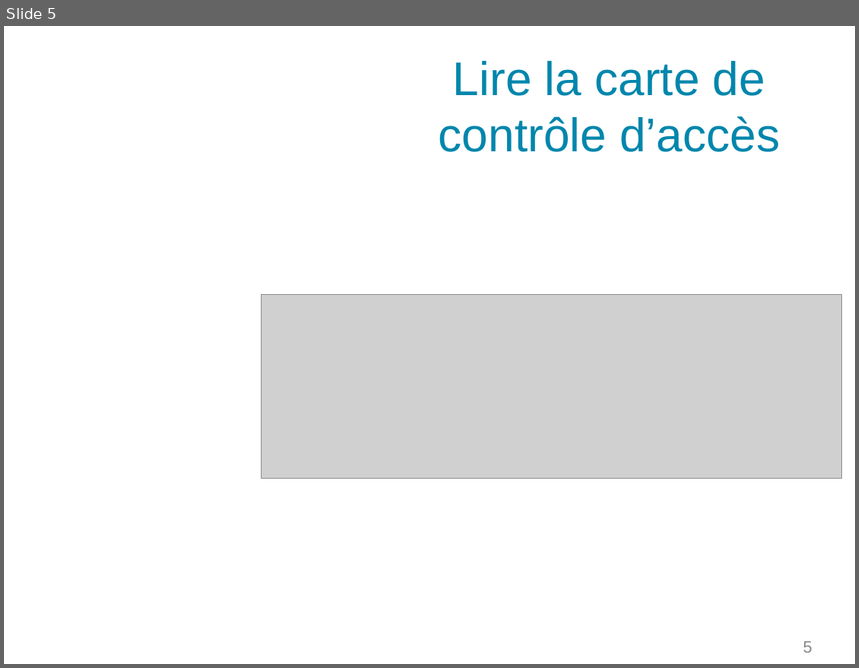
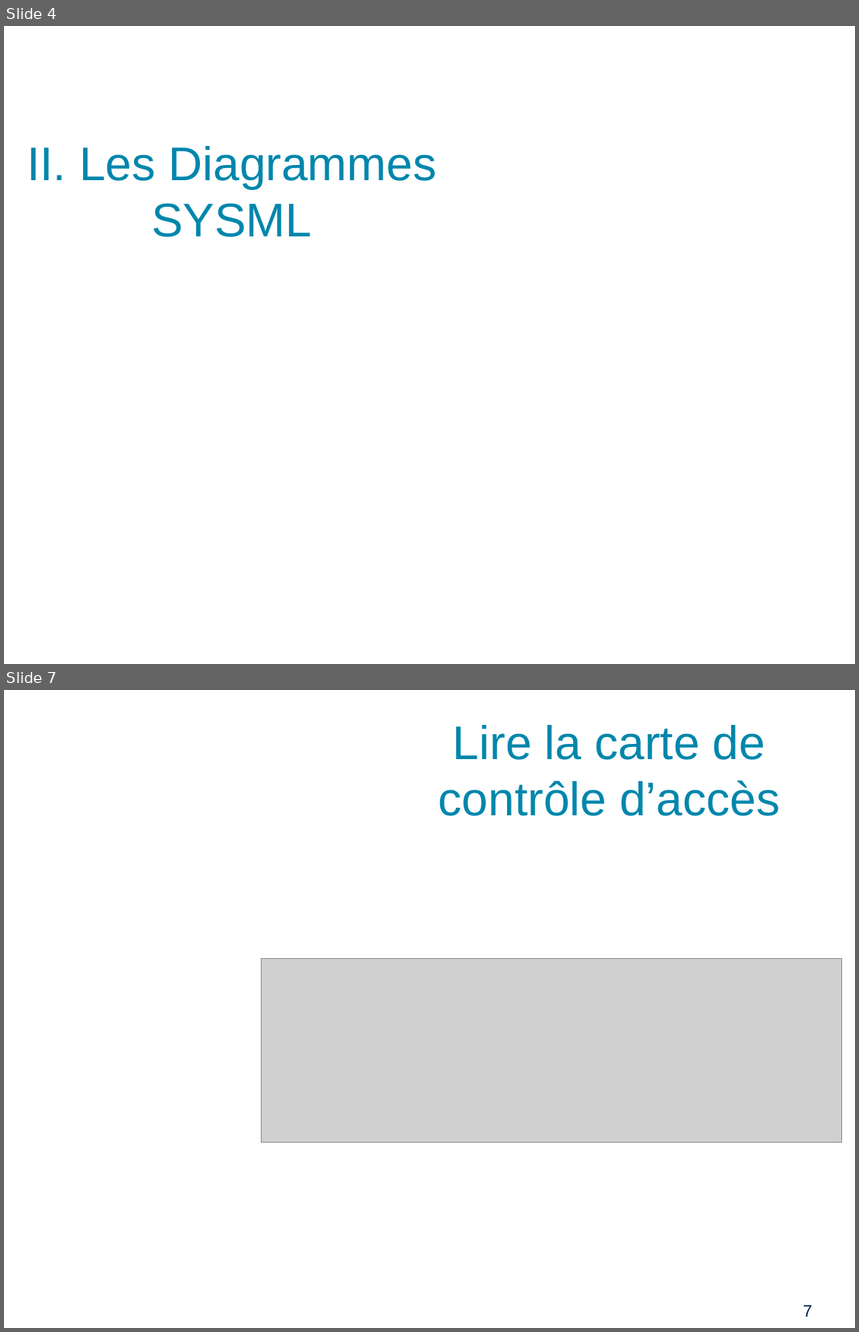
Before and after one commit to PinaudLucas/Projet, a slide deck: Lucas/Revue_1.odp. Shown one above the other, each under a label of ours: slide 5 before the commit, slides 4 and 7 after it; the slides between them are not shown. The pictures are 859x668 and 859x1332 pixels, drawn with LibreOffice and Linux fonts; fonts in the diff are those of the drawing; grey boxes stand for pictures; background and template pictures are left out. Boxes give left, top, right and bottom in pixels: in the first picture for what was removed or moved away, otherwise in the second. Text is boxed around its words. In the diff, an @@ line names an element or a change of style, - is before the commit and + after.

```diff
--- a/Lucas/Revue_1.odp
+++ b/Lucas/Revue_1.odp
@@ slide 4 added at box(4, 26, 855, 664), background picture (left out) @@
@@ title added at box(27, 146, 436, 237), 40 pt, text #0086AC @@
+II. Les Diagrammes SYSML
@@ what was slide 5 is now slide 7 @@
@@ page number at box(804, 1306, 813, 1317): text changed; text colour #898989 to #00204F @@
-5
+7
```
Also in this commit, not shown: 3 slides changed, 3 other slides added, 1 slide removed.
